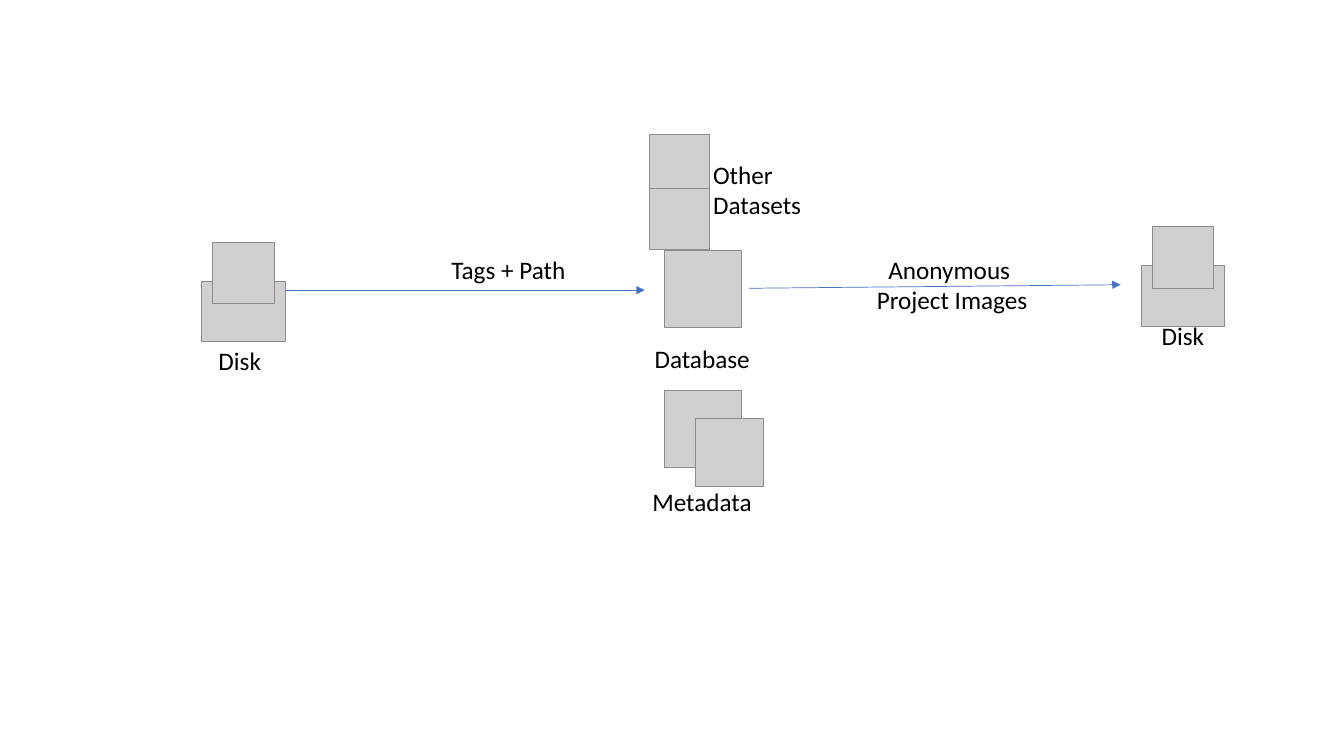
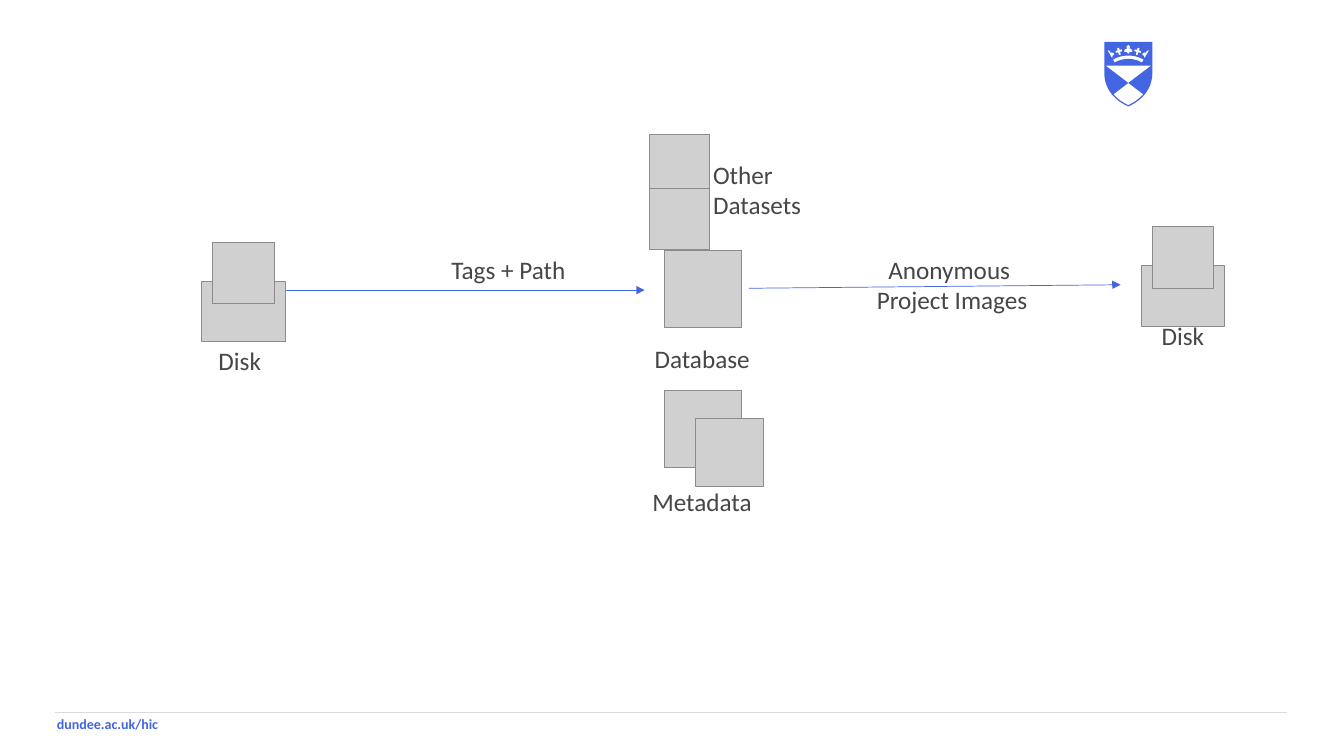
Before and after one commit to SMI/RdmpDicom, a slide deck: slide 3 of Documentation/RdmpDicomPresentation.pptx. Drawn at 1344x756 pixels with LibreOffice and Linux fonts; fonts in the diff are those of the drawing; grey boxes stand for pictures; background and template pictures are left out. Boxes give left, top, right and bottom in pixels: in the first picture for what was removed or moved away, otherwise in the second. Text is boxed around its words. In the diff, an @@ line names an element or a change of style, - is before the commit and + after.

Commit message:
HDR-317 Changed to HIC theme and added class diagrams / future goals

```diff
--- a/Documentation/RdmpDicomPresentation.pptx
+++ b/Documentation/RdmpDicomPresentation.pptx
@@ freeform shape added at [1105, 42, 1153, 107], fill #4365E2 @@
@@ arrow (285, 290) - (645, 290): stroke #4472C4 0.5 pt to #4365E2 0.5 pt @@
@@ arrow (749, 288) - (1121, 285): stroke #4472C4 0.5 pt to #4365E2 0.5 pt @@
@@ text colour #000000 to #464646 in 7 elements at [451, 261, 565, 284], [877, 263, 1027, 314], [218, 352, 261, 370], [655, 350, 750, 368], [652, 493, 751, 511], [713, 166, 801, 214], [1162, 324, 1205, 345] @@
@@ line added from (55, 713) to (1288, 713), #DDD9D6 0.25 pt @@
@@ text added at [57, 719, 158, 730], 10 pt, text #4365E2, bold @@
+dundee.ac.uk/hic
```
Also in this commit, not shown: 6 other slides changed, 5 slides added.
